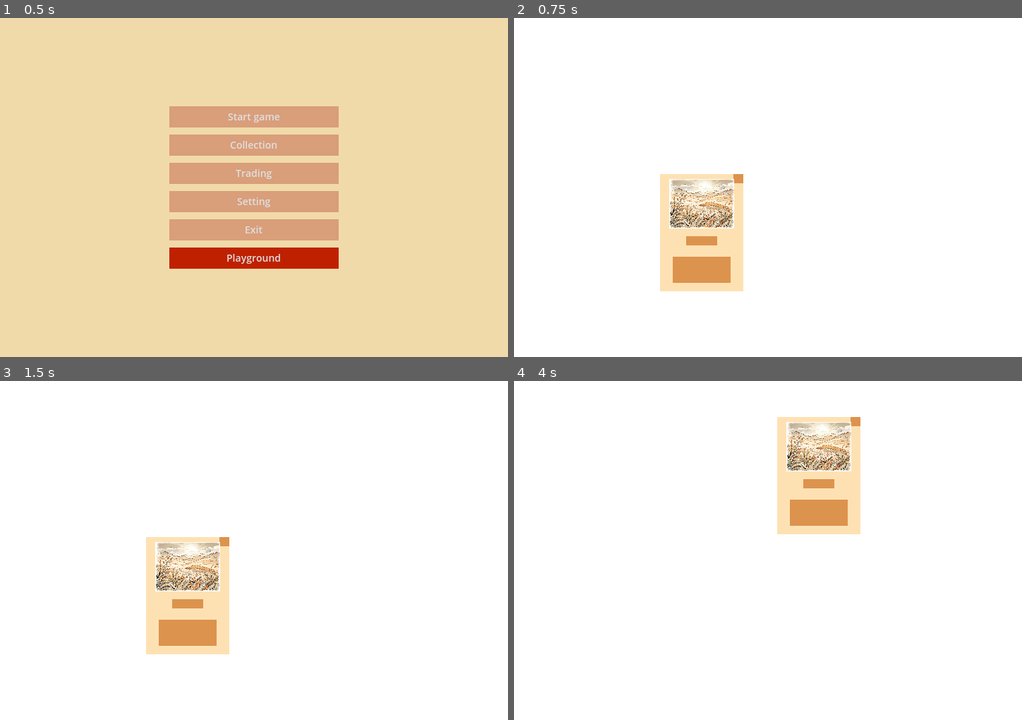
Above: before the commit, frames 1-4 (two rows, left to right).
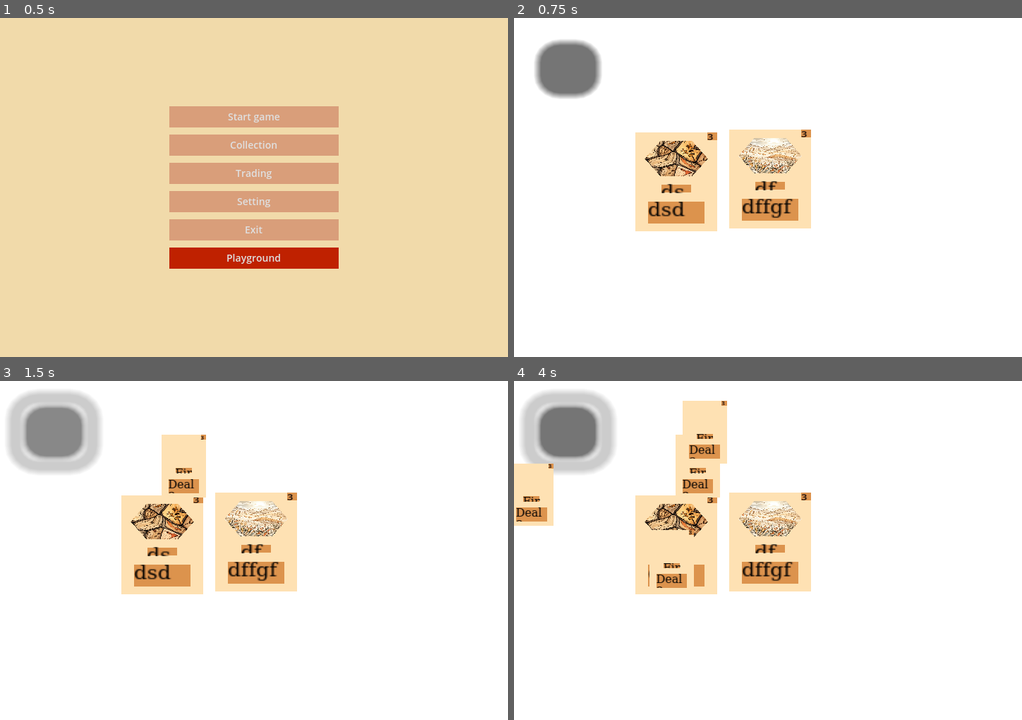
Above: after the commit, the same moments.

Repository: DarkDragonanDy/Project_card
Game: Godot game, scene res://Scenes/node_scene.tscn
The game is run twice, just before and just after one commit, with the same random seed, the same clock (stepped at 60 frames per second) and the same inputs.
Inputs (mouse positions are in pixels of both pictures, inside the frame that each line leads up to):
- Up to frame 1 (0.5 s): no input
- Up to frame 2 (0.75 s): click "Playground" at 0.5 s
- Up to frame 3 (1.5 s): click (55, 431) at 1.27 s
- Up to frame 4 (4 s): click (569, 431) at 2.02 s; click (569, 431) at 2.77 s; tap Enter at 3.5 s; drag from (701, 594) to (818, 475) at 3.52 s

Frame 1 is identical in both runs. In frame 2, 14% of the frame differs, in the area x 4-59%, y 6-81%; in frame 3, 17%; in frame 4, 21%, in the area x 0-69%, y 3-63%.

Commit message:
study day game 6/7
Created first version of global card database. Now i'm able to create different card from database by clicking button on my scene with all given properties.

Diff:
--- a/Scenes/card_template.tscn
+++ b/Scenes/card_template.tscn
@@ -1,23 +1,140 @@
-[gd_scene load_steps=7 format=3 uid="uid://b7e7ypio11pt0"]
-
+[gd_scene load_steps=10 format=3 uid="uid://b7e7ypio11pt0"]
+
+[ext_resource type="Script" uid="uid://cm2wxotntesbl" path="res://Scripts/card_template.gd" id="1_5hjqm"]
 [ext_resource type="Texture2D" uid="uid://blcut5iuevgp6" path="res://Sprites/photo_2025-05-23_13-55-42.jpg" id="1_okvs4"]
+[ext_resource type="Theme" uid="uid://bosnktrn0hmrw" path="res://Sprites/new_theme.tres" id="2_84j6k"]
 [ext_resource type="Script" uid="uid://bvkyssy6qnfph" path="res://Scripts/move_card.gd" id="3_84j6k"]
 
-[sub_resource type="GDScript" id="GDScript_5hjqm"]
-script/source = "extends Node2D
-func _ready():
-	add_to_group(\"cards\",true)
-"
+[sub_resource type="RectangleShape2D" id="RectangleShape2D_84j6k"]
+resource_local_to_scene = true
+size = Vector2(64, 90)
 
 [sub_resource type="CanvasTexture" id="CanvasTexture_okvs4"]
 
 [sub_resource type="CanvasTexture" id="CanvasTexture_5hjqm"]
 
-[sub_resource type="RectangleShape2D" id="RectangleShape2D_84j6k"]
-size = Vector2(64, 90)
+[sub_resource type="FontFile" id="FontFile_n4r8k"]
+cache/0/16/0/ascent = 0.0
+cache/0/16/0/descent = 0.0
+cache/0/16/0/underline_position = 0.0
+cache/0/16/0/underline_thickness = 0.0
+cache/0/16/0/scale = 1.0
+cache/0/5/0/ascent = 0.0
+cache/0/5/0/descent = 0.0
+cache/0/5/0/underline_position = 0.0
+cache/0/5/0/underline_thickness = 0.0
+cache/0/5/0/scale = 1.0
+cache/0/1/0/ascent = 0.0
+cache/0/1/0/descent = 0.0
+cache/0/1/0/underline_position = 0.0
+cache/0/1/0/underline_thickness = 0.0
+cache/0/1/0/scale = 1.0
+cache/0/2/0/ascent = 0.0
+cache/0/2/0/descent = 0.0
+cache/0/2/0/underline_position = 0.0
+cache/0/2/0/underline_thickness = 0.0
+cache/0/2/0/scale = 1.0
+cache/0/3/0/ascent = 0.0
+cache/0/3/0/descent = 0.0
+cache/0/3/0/underline_position = 0.0
+cache/0/3/0/underline_thickness = 0.0
+cache/0/3/0/scale = 1.0
+cache/0/4/0/ascent = 0.0
+cache/0/4/0/descent = 0.0
+cache/0/4/0/underline_position = 0.0
+cache/0/4/0/underline_thickness = 0.0
+cache/0/4/0/scale = 1.0
+cache/0/6/0/ascent = 0.0
+cache/0/6/0/descent = 0.0
+cache/0/6/0/underline_position = 0.0
+cache/0/6/0/underline_thickness = 0.0
+cache/0/6/0/scale = 1.0
+cache/0/7/0/ascent = 0.0
+cache/0/7/0/descent = 0.0
+cache/0/7/0/underline_position = 0.0
+cache/0/7/0/underline_thickness = 0.0
+cache/0/7/0/scale = 1.0
+cache/0/8/0/ascent = 0.0
+cache/0/8/0/descent = 0.0
+cache/0/8/0/underline_position = 0.0
+cache/0/8/0/underline_thickness = 0.0
+cache/0/8/0/scale = 1.0
+cache/0/9/0/ascent = 0.0
+cache/0/9/0/descent = 0.0
+cache/0/9/0/underline_position = 0.0
+cache/0/9/0/underline_thickness = 0.0
+cache/0/9/0/scale = 1.0
+cache/0/10/0/ascent = 0.0
+cache/0/10/0/descent = 0.0
+cache/0/10/0/underline_position = 0.0
+cache/0/10/0/underline_thickness = 0.0
+cache/0/10/0/scale = 1.0
+cache/0/11/0/ascent = 0.0
+cache/0/11/0/descent = 0.0
+cache/0/11/0/underline_position = 0.0
+cache/0/11/0/underline_thickness = 0.0
+cache/0/11/0/scale = 1.0
+cache/0/12/0/ascent = 0.0
+cache/0/12/0/descent = 0.0
+cache/0/12/0/underline_position = 0.0
+cache/0/12/0/underline_thickness = 0.0
+cache/0/12/0/scale = 1.0
+cache/0/13/0/ascent = 0.0
+cache/0/13/0/descent = 0.0
+cache/0/13/0/underline_position = 0.0
+cache/0/13/0/underline_thickness = 0.0
+cache/0/13/0/scale = 1.0
+cache/0/14/0/ascent = 0.0
+cache/0/14/0/descent = 0.0
+cache/0/14/0/underline_position = 0.0
+cache/0/14/0/underline_thickness = 0.0
+cache/0/14/0/scale = 1.0
+cache/0/15/0/ascent = 0.0
+cache/0/15/0/descent = 0.0
+cache/0/15/0/underline_position = 0.0
+cache/0/15/0/underline_thickness = 0.0
+cache/0/15/0/scale = 1.0
+cache/0/17/0/ascent = 0.0
+cache/0/17/0/descent = 0.0
+cache/0/17/0/underline_position = 0.0
+cache/0/17/0/underline_thickness = 0.0
+cache/0/17/0/scale = 1.0
+cache/0/18/0/ascent = 0.0
+cache/0/18/0/descent = 0.0
+cache/0/18/0/underline_position = 0.0
+cache/0/18/0/underline_thickness = 0.0
+cache/0/18/0/scale = 1.0
+cache/0/19/0/ascent = 0.0
+cache/0/19/0/descent = 0.0
+cache/0/19/0/underline_position = 0.0
+cache/0/19/0/underline_thickness = 0.0
+cache/0/19/0/scale = 1.0
+cache/0/20/0/ascent = 0.0
+cache/0/20/0/descent = 0.0
+cache/0/20/0/underline_position = 0.0
+cache/0/20/0/underline_thickness = 0.0
+cache/0/20/0/scale = 1.0
+cache/0/21/0/ascent = 0.0
+cache/0/21/0/descent = 0.0
+cache/0/21/0/underline_position = 0.0
+cache/0/21/0/underline_thickness = 0.0
+cache/0/21/0/scale = 1.0
+
+[sub_resource type="FontFile" id="FontFile_84j6k"]
+cache/0/16/0/ascent = 0.0
+cache/0/16/0/descent = 0.0
+cache/0/16/0/underline_position = 0.0
+cache/0/16/0/underline_thickness = 0.0
+cache/0/16/0/scale = 1.0
 
 [node name="Card_template" type="Node2D"]
-script = SubResource("GDScript_5hjqm")
+script = ExtResource("1_5hjqm")
+
+[node name="Area2D" type="Area2D" parent="."]
+script = ExtResource("3_84j6k")
+
+[node name="CollisionShape2D" type="CollisionShape2D" parent="Area2D"]
+shape = SubResource("RectangleShape2D_84j6k")
 
 [node name="Card_back" type="Sprite2D" parent="."]
 modulate = Color(0.994649, 0.880293, 0.701674, 1)
@@ -40,6 +157,23 @@
 region_enabled = true
 region_rect = Rect2(15, 9.375, 43.75, 19.875)
 
+[node name="Card_text_box" type="RichTextLabel" parent="Card_box_text"]
+modulate = Color(0, 0, 0, 1)
+anchors_preset = 15
+anchor_right = 1.0
+anchor_bottom = 1.0
+offset_left = -22.0
+offset_top = -10.0
+offset_right = -21.0
+offset_bottom = -9.0
+grow_horizontal = 2
+grow_vertical = 2
+scale = Vector2(0.998021, 1)
+theme = ExtResource("2_84j6k")
+theme_override_fonts/normal_font = SubResource("FontFile_n4r8k")
+theme_override_font_sizes/bold_italics_font_size = 9
+scroll_active = false
+
 [node name="Card_box_cost" type="Sprite2D" parent="."]
 modulate = Color(0.863282, 0.575122, 0.30333, 1)
 position = Vector2(28, -41)
@@ -48,6 +182,25 @@
 region_enabled = true
 region_rect = Rect2(15, 9.375, 15.375, 16)
 
+[node name="Card_text_cost" type="RichTextLabel" parent="Card_box_cost"]
+modulate = Color(0.0626668, 0.0352934, 0.0756836, 1)
+anchors_preset = 15
+anchor_right = 1.0
+anchor_bottom = 1.0
+offset_left = -8.0
+offset_top = -9.0
+offset_right = -7.0
+offset_bottom = -7.0
+grow_horizontal = 2
+grow_vertical = 2
+theme = ExtResource("2_84j6k")
+fit_content = true
+scroll_active = false
+scroll_following = true
+autowrap_mode = 1
+tab_size = 2
+shortcut_keys_enabled = false
+
 [node name="Card_box_name" type="Sprite2D" parent="."]
 modulate = Color(0.863282, 0.575122, 0.30333, 1)
 position = Vector2(0, 6)
@@ -55,13 +208,24 @@
 region_enabled = true
 region_rect = Rect2(15, 9.375, 23.188, 7.063)
 
+[node name="Card_text_name" type="RichTextLabel" parent="Card_box_name"]
+modulate = Color(0, 0, 0, 1)
+anchors_preset = -1
+anchor_right = 1.022
+anchor_bottom = 1.0
+offset_left = -12.0
+offset_top = -4.0
+offset_right = -11.506
+offset_bottom = -3.0
+theme = ExtResource("2_84j6k")
+theme_override_colors/table_border = Color(0.625092, 0.566569, 0.61818, 1)
+theme_override_fonts/normal_font = SubResource("FontFile_84j6k")
+theme_override_font_sizes/bold_italics_font_size = 1
+text = "dsndff"
+scroll_active = false
+autowrap_mode = 1
+
 [node name="Card_art" type="Sprite2D" parent="."]
-position = Vector2(4.76837e-07, -22)
+position = Vector2(0, -21)
 scale = Vector2(0.047727, 0.0361794)
 texture = ExtResource("1_okvs4")
-
-[node name="Area2D" type="Area2D" parent="."]
-script = ExtResource("3_84j6k")
-
-[node name="CollisionShape2D" type="CollisionShape2D" parent="Area2D"]
-shape = SubResource("RectangleShape2D_84j6k")
--- a/Scenes/playground.tscn
+++ b/Scenes/playground.tscn
@@ -1,7 +1,9 @@
-[gd_scene load_steps=4 format=3 uid="uid://b5gtglaa5snfh"]
+[gd_scene load_steps=6 format=3 uid="uid://b5gtglaa5snfh"]
 
 [ext_resource type="PackedScene" uid="uid://b7e7ypio11pt0" path="res://Scenes/card_template.tscn" id="1_uof5o"]
-[ext_resource type="Script" uid="uid://cm2wxotntesbl" path="res://Scripts/card_template.gd" id="2_u4ce8"]
+[ext_resource type="Texture2D" uid="uid://cljrmgm2cdqnn" path="res://Sprites/Tiles/cropped-image-86io-1.png" id="3_qyfof"]
+[ext_resource type="Texture2D" uid="uid://cdyi4o0qrrr0a" path="res://Sprites/Tiles/cropped-image-14jv-2.png" id="3_u4ce8"]
+[ext_resource type="Script" uid="uid://fcg52rsv7rw1" path="res://Scripts/button.gd" id="4_qyfof"]
 
 [sub_resource type="CanvasTexture" id="CanvasTexture_6xle2"]
 
@@ -13,10 +15,29 @@
 texture = SubResource("CanvasTexture_6xle2")
 
 [node name="Card_template" parent="." instance=ExtResource("1_uof5o")]
-position = Vector2(266, 304)
-scale = Vector2(1.86514, 1.86514)
-script = ExtResource("2_u4ce8")
-card_name = ""
-card_description = ""
-card_cost = 0
-card_unique_id = ""
+position = Vector2(230, 232)
+scale = Vector2(1.83481, 1.56582)
+card_name = "dsdd"
+card_description = "dsd"
+card_cost = 3
+card_unique_id = "34"
+card_art = ExtResource("3_u4ce8")
+
+[node name="Card_template2" parent="." instance=ExtResource("1_uof5o")]
+position = Vector2(363, 228)
+scale = Vector2(1.83481, 1.56582)
+card_name = "dfd"
+card_description = "dffgf"
+card_cost = 3
+card_unique_id = "v"
+card_art = ExtResource("3_qyfof")
+
+[node name="Button" type="Button" parent="."]
+offset_left = 33.0
+offset_top = 34.0
+offset_right = 41.0
+offset_bottom = 42.0
+scale = Vector2(10.8998, 9.594)
+script = ExtResource("4_qyfof")
+
+[connection signal="pressed" from="Button" to="Button" method="_on_button_pressed"]
--- /dev/null
+++ b/Scripts/button.gd
@@ -0,0 +1,10 @@
+extends Button
+func _on_button_pressed():
+	print("click")
+	# Reference your CardDatabase script directly
+	var new_card = CardDatabase.create_card_instance("fireball")
+	#CardDB.create_card_instance("fireball")  # Your existing function
+
+	if new_card:
+		get_tree().current_scene.add_child(new_card)
+		new_card.position = Vector2(randf() * 400, randf() * 300)
--- /dev/null
+++ b/Scripts/card_database.gd
@@ -0,0 +1,18 @@
+extends Node
+var card_database = {
+	"fireball": Card.new("Fireball", "Deal 3 damage", 3, "fireball_001"),
+	"heal": Card.new("Healing Potion", "Restore 5 health", 1, "heal_001"),
+	"lightning": Card.new("Lightning Bolt", "Deal 2 damage", 2, "lightning_001")
+}
+var card_scene = preload("res://Scenes/card_template.tscn")  # Your card scene file
+func create_card_instance(template_name: String) -> Card:
+	if template_name in card_database:
+
+		var card_instance = card_scene.instantiate()
+
+		var template = card_database[template_name]
+		card_instance.card_name = template.card_name
+		card_instance.card_description = template.card_description
+		card_instance.card_cost = template.card_cost
+		return card_instance
+	return null
--- a/Scripts/card_template.gd
+++ b/Scripts/card_template.gd
@@ -5,30 +5,42 @@
 @export var card_name: String = ""
 @export var card_description: String = ""
 @export var card_cost: int = 0
-@export var card_unique_id: String = "" # Optional, could be used for reference
-
-func _init
-(
-	name: String = "",
-	desc: String = "",
-	cost: int = 0,
-	card_type: String = "Generic",
-	attack: int = 0,
-	health: int = 0,
-	id: String = ""
-):
-
-		card_name = name
-		card_description = desc
-		card_cost = cost
-		card_unique_id = id
+@export var card_unique_id: String = ""
+@export var card_art: Texture2D = null #
 
 
+@onready var card_back: Sprite2D = $Card_back
+@onready var text_box = $Card_box_text/Card_text_box
+@onready var cost_box = $Card_box_cost/Card_text_cost
+@onready var art = $Card_art
+@onready var name_label = $Card_box_name/Card_text_name
 
-func clone() -> Card:
-	var new_card = Card.new()
-	new_card.card_name = card_name
-	new_card.card_description = card_description
-	new_card.card_cost = card_cost
-	new_card.card_unique_id = card_unique_id
-	return new_card
+func _init(name: String = "", desc: String = "", cost: int = 0, id: String = ""):
+	card_name = name
+	card_description = desc
+	card_cost = cost
+	card_unique_id = id
+
+func update_card_display():
+	if name_label:
+		name_label.text = card_name
+	if text_box:
+		text_box.text = card_description
+	if cost_box:
+		cost_box.text = str(card_cost)
+	if art:
+		art.texture=card_art;
+
+func card_effect():
+	pass
+
+func _ready():
+	update_card_display()
+
+#func clone() -> Card:
+	#var new_card = Card.new()
+	#new_card.card_name = card_name
+	#new_card.card_description = card_description
+	#new_card.card_cost = card_cost
+	#new_card.card_unique_id = card_unique_id
+	#return new_card
--- /dev/null
+++ b/Sprites/new_theme.tres
@@ -0,0 +1,4 @@
+[gd_resource type="Theme" format=3 uid="uid://bosnktrn0hmrw"]
+
+[resource]
+default_font_size = 0
--- a/project.godot
+++ b/project.godot
@@ -15,6 +15,10 @@
 config/features=PackedStringArray("4.4", "GL Compatibility")
 config/icon="res://Sprites/icon.svg"
 
+[autoload]
+
+CardDatabase="*res://Scripts/card_database.gd"
+
 [display]
 
 window/size/viewport_width=720
Not shown, added: Scripts/button.gd.uid
Not shown, added: Scripts/card_database.gd.uid
